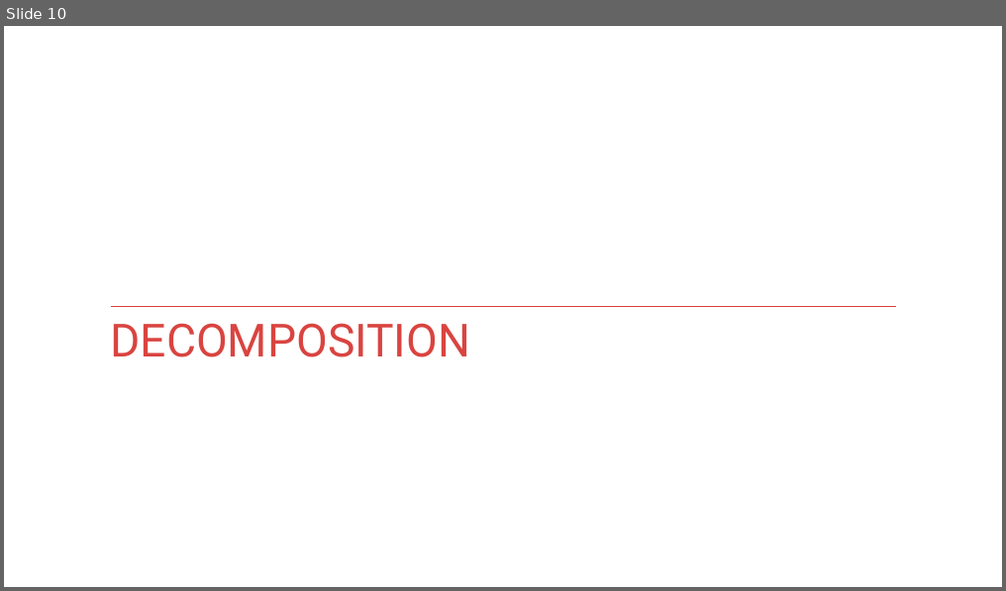
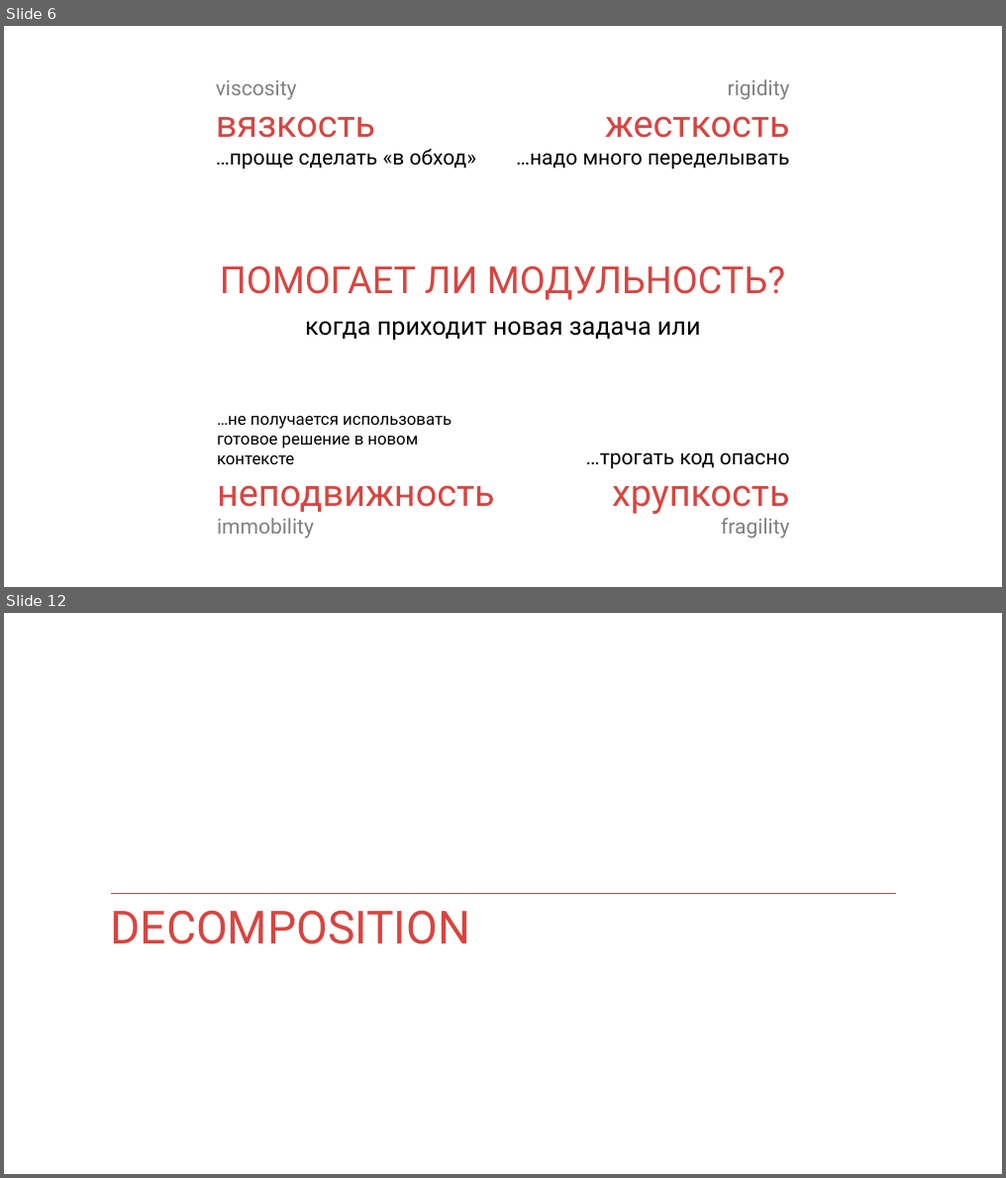
Before and after one commit to kontur-courses/clean-code, a slide deck: clean-code.pptx. Shown one above the other, each under a label of ours: slide 10 before the commit, slides 6 and 12 after it; the slides between them are not shown. The pictures are 1006x591 and 1006x1178 pixels, drawn with LibreOffice and Linux fonts; fonts in the diff are those of the drawing. Boxes give left, top, right and bottom in pixels: in the first picture for what was removed or moved away, otherwise in the second. Text is boxed around its words. In the diff, an @@ line names an element or a change of style, - is before the commit and + after.

```diff
--- a/clean-code.pptx
+++ b/clean-code.pptx
@@ slide 6 added at box(4, 26, 1002, 587), background #FFFFFF @@
@@ text added at box(216, 80, 477, 170), 20 pt, text #000000 @@
+viscosity
+вязкость
+…проще сделать «в обход»
@@ text added at box(516, 79, 790, 170), 20 pt, text #000000 @@
+rigidity
+жесткость
+…надо много переделывать
@@ title added at box(220, 266, 785, 300), 36 pt, text #D94440 @@
+ПОМОГАЕТ ЛИ МОДУЛЬНОСТЬ?
@@ text added at box(305, 321, 701, 340), 24 pt, text #000000 @@
+когда приходит новая задача или
@@ text added at box(217, 416, 495, 539), 16 pt, text #000000 @@
+…не получается использовать готовое решение в новом контексте
+неподвижность
+immobility
@@ text added at box(586, 453, 790, 539), 20 pt, text #000000 @@
+…трогать код опасно
+хрупкость
+fragility
@@ what was slide 10 is now slide 12 @@
```
Also in this commit, not shown: 5 slides changed, 3 other slides added, 1 slide removed, 1 other file.
